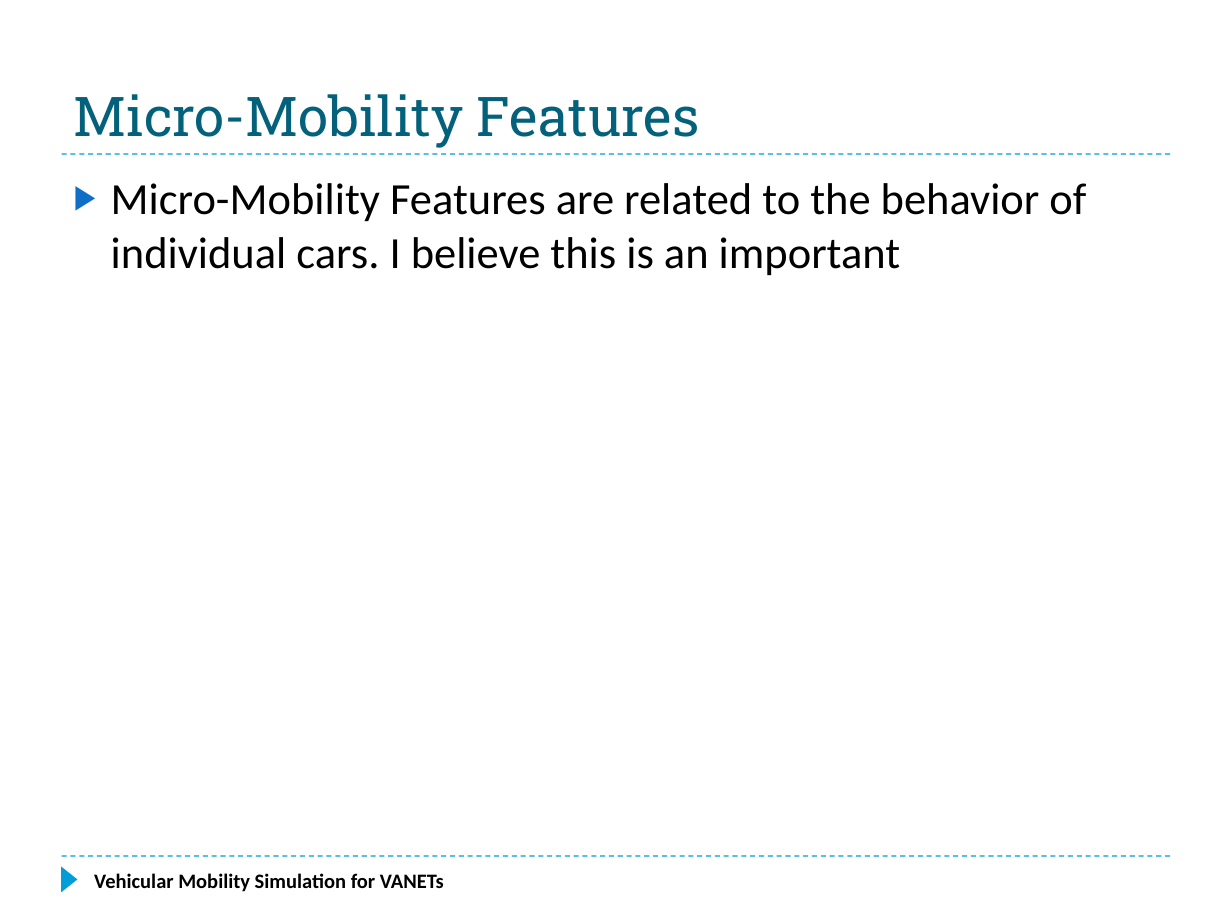
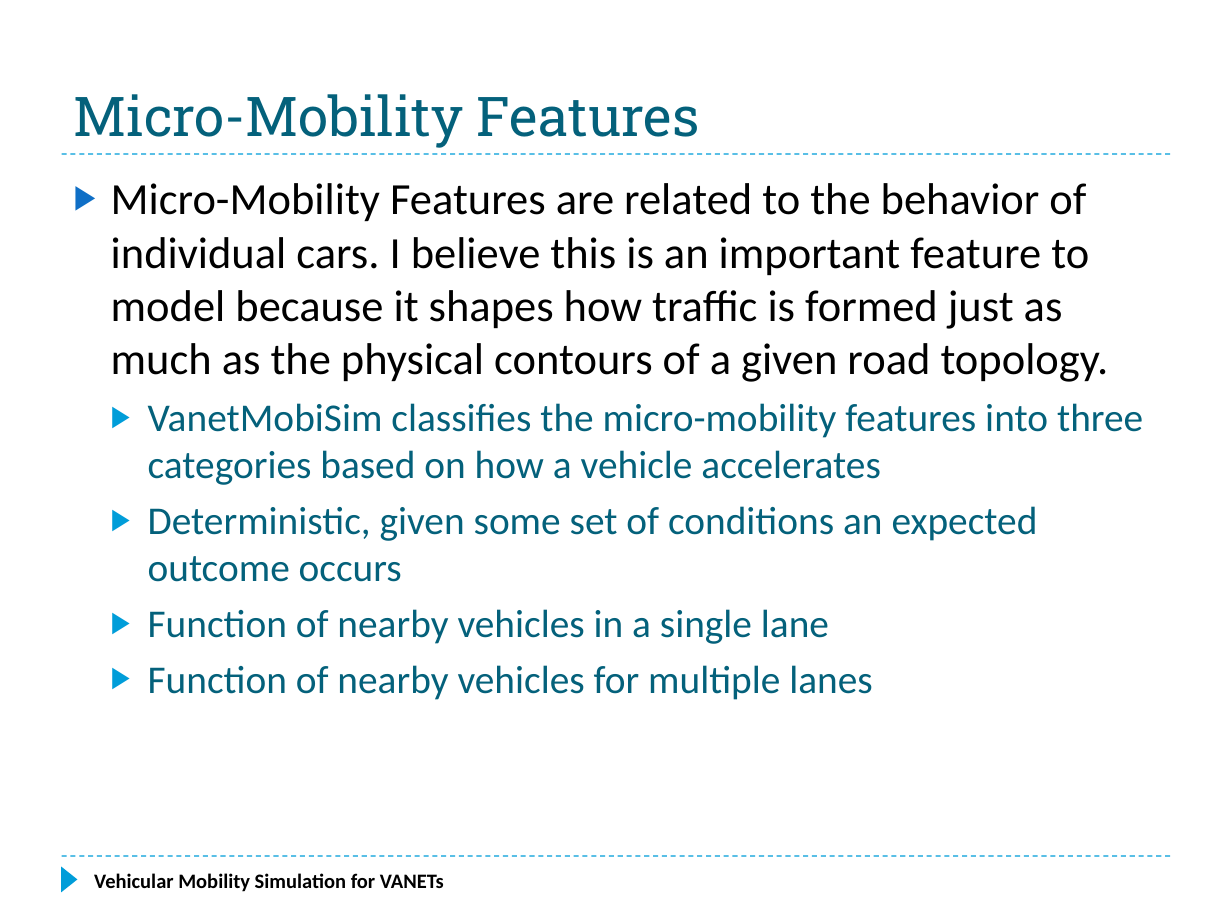
Before and after one commit to f33losopher/EEMaster_VANET, a slide deck: slide 30 of VANET_Felix.pptx. Drawn at 1232x924 pixels with LibreOffice and Linux fonts; fonts in the diff are those of the drawing. Boxes give left, top, right and bottom in pixels: in the first picture for what was removed or moved away, otherwise in the second. Text is boxed around its words. In the diff, an @@ line names an element or a change of style, - is before the commit and + after.

```diff
--- a/VANET_Felix.pptx
+++ b/VANET_Felix.pptx
@@ text at (111, 183, 1143, 700): text changed; size 26 to 23 pt; text colour #000000 to #04617B @@
-▶ Micro-Mobility Features are related to the behavior of individual cars. I believe this is an important
+▶ Micro-Mobility Features are related to the behavior of individual cars. I believe this is an important feature to model because it shapes how traffic is formed just as much as the physical contours of a given road topology.
+  ▶ VanetMobiSim classifies the micro-mobility features into three categories based on how a vehicle accelerates
+  ▶ Deterministic, given some set of conditions an expected outcome occurs
+  ▶ Function of nearby vehicles in a single lane
+  ▶ Function of nearby vehicles for multiple lanes
```
Also in this commit, not shown: 7 slides added.
